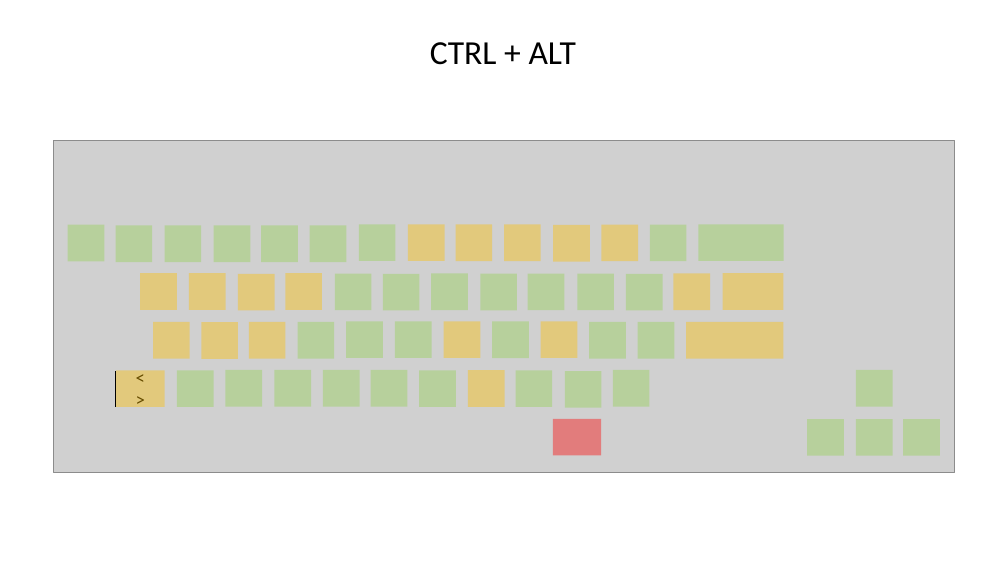
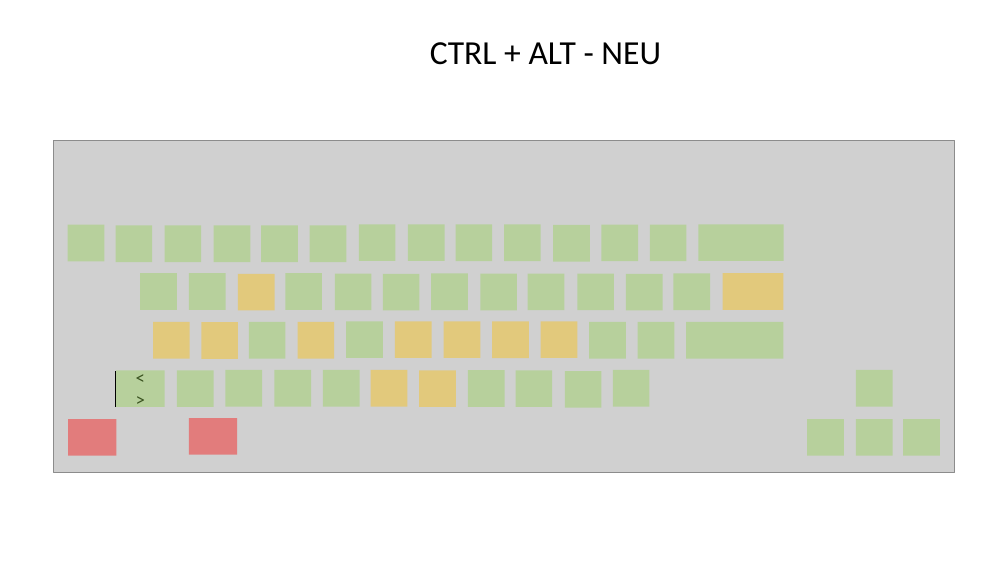
Before and after one commit to LucaKuechler/FastKey, a slide deck: slide 3 of doku/Keys.pptx. Drawn at 1008x567 pixels with LibreOffice and Linux fonts; fonts in the diff are those of the drawing; grey boxes stand for pictures. Boxes give left, top, right and bottom in pixels: in the first picture for what was removed or moved away, otherwise in the second. Text is boxed around its words. In the diff, an @@ line names an element or a change of style, - is before the commit and + after.

```diff
--- a/doku/Keys.pptx
+++ b/doku/Keys.pptx
@@ text at [430, 42, 661, 65]: text changed @@
-CTRL + ALT
+CTRL + ALT - NEU
@@ fill #92D050 at 40% opacity to #FFC000 at 40% opacity in 5 elements at [420, 371, 457, 407], [492, 321, 529, 358], [371, 370, 408, 406], [298, 322, 335, 358], [395, 321, 432, 358] @@
@@ fill #FFC000 at 40% opacity to #92D050 at 40% opacity in 13 elements at [602, 225, 639, 261], [189, 273, 226, 309], [456, 225, 493, 261], [504, 225, 541, 261], [408, 225, 445, 261], [554, 225, 591, 262], [249, 322, 286, 358], [687, 322, 784, 358], [468, 371, 505, 407], [285, 273, 322, 309], [140, 273, 177, 309], [674, 274, 711, 310], [116, 371, 165, 407] @@
@@ rectangle: place and size @@
-rectangle at [554, 419, 602, 455]
+rectangle at [68, 419, 116, 455]
@@ rectangle added at [189, 418, 237, 454], fill #FF0000 at 40% opacity @@
```
Also in this commit, not shown: 4 other slides changed, 1 slide added, 1 slide removed, 5 other files.
